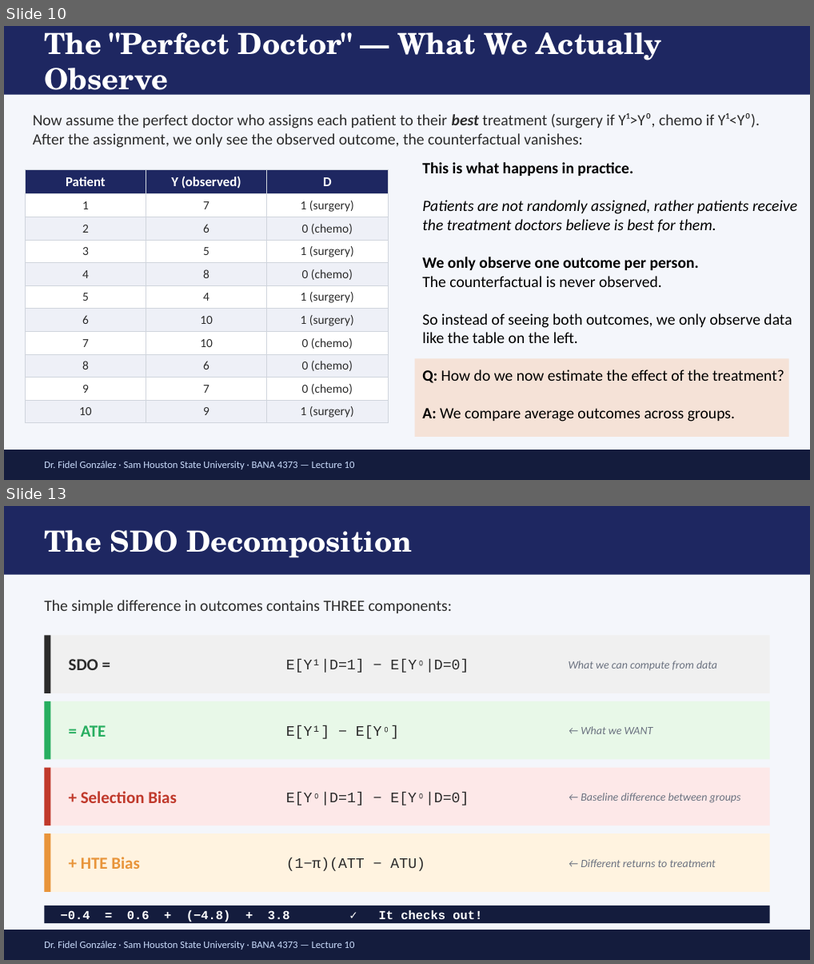
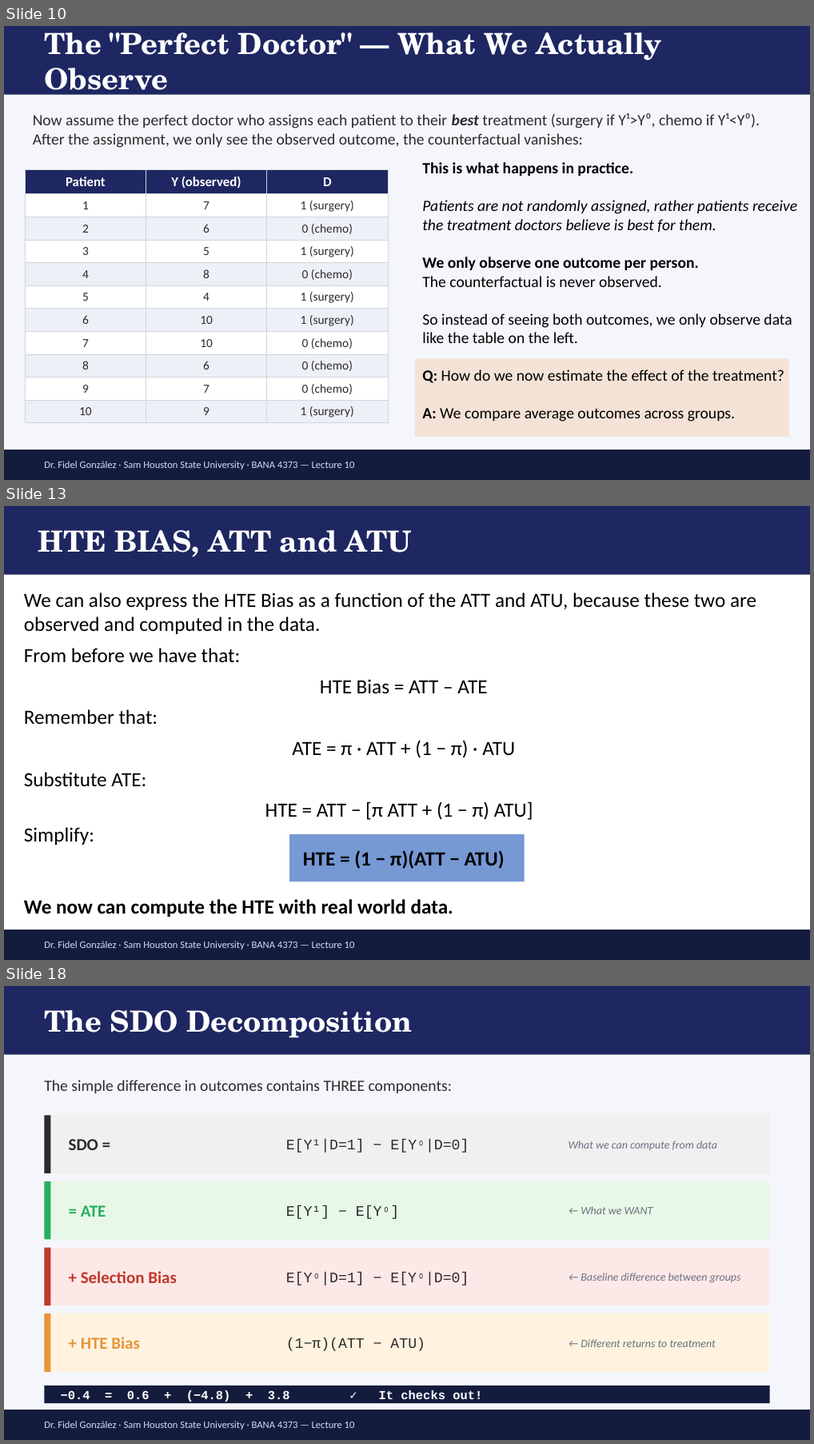
Before and after one commit to FidelGo/BANA4373-sp26, a slide deck: Lectures/Lecture_11/ECON4370 Lecture10 Potential Outcomes [Autosaved].pptx. Shown one above the other, each under a label of ours: slides 10 and 13 before the commit, slides 10, 13 and 18 after it; the slides between them are not shown. The pictures are 814x964 and 814x1444 pixels, drawn with LibreOffice and Linux fonts; fonts in the diff are those of the drawing. Boxes give left, top, right and bottom in pixels: in the first picture for what was removed or moved away, otherwise in the second. Text is boxed around its words. In the diff, an @@ line names an element or a change of style, - is before the commit and + after.

```diff
--- a/Lectures/Lecture_11/ECON4370 Lecture10 Potential Outcomes [Autosaved].pptx
+++ b/Lectures/Lecture_11/ECON4370 Lecture10 Potential Outcomes [Autosaved].pptx
@@ slide 13 added at [4,506,810,960], background #FFFFFF @@
@@ rectangle added at [4,506,810,575], fill #1E2761 @@
@@ text added at [38,530,412,557], 26 pt, text #FFFFFF, bold @@
+HTE BIAS, ATT and ATU
@@ text added at [24,592,757,916], 18 pt, text #000000 @@
+We can also express the HTE Bias as a function of the ATT and ATU, because these two are observed and computed in the data.
+From before we have that:
+HTE Bias = ATT – ATE
+Remember that:
+ATE = π · ATT + (1 − π) · ATU
+Substitute ATE:
+HTE = ATT − [π ATT + (1 − π) ATU]
+Simplify:
+HTE = (1 − π)(ATT − ATU)
+We now can compute the HTE with real world data.
@@ rectangle added at [290,834,524,882], fill #4472C4 at 73% opacity @@
@@ rectangle added at [4,929,810,960], fill #141C3D @@
@@ text added at [44,940,355,949], 9 pt, text #CADCFC @@
+Dr. Fidel González · Sam Houston State University · BANA 4373 — Lecture 10
@@ what was slide 13 is now slide 18 @@
```
Also in this commit, not shown: 3 slides changed, 4 other slides added, 4 other files.
